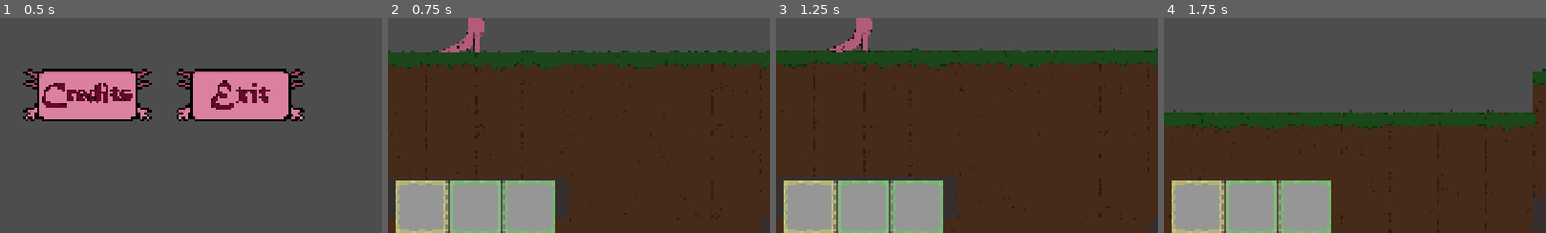
Above: before the commit, frames 1-4 (left to right).
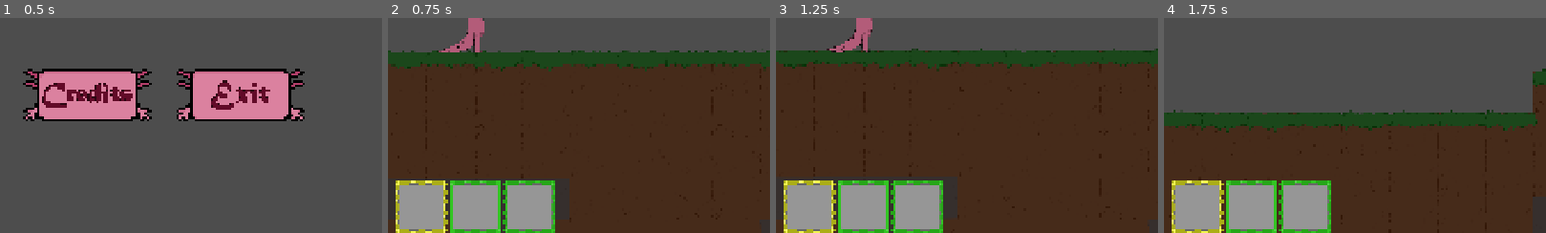
Above: after the commit, the same moments.

Repository: AzureLeaf0/GameJam
Game: Godot game, scene res://scenes/main_menu.tscn
Two runs of this game, one before a commit and one after it. Both use one fixed random seed, a clock stepped at 60 frames per second and the inputs below.
Inputs (mouse positions are % of the whole screen's width and height, from its top left):
- Up to frame 1 (0.5 s): no input
- Up to frame 2 (0.75 s): click (30, 68) at 0.5 s
- Up to frame 3 (1.25 s): no input
- Up to frame 4 (1.75 s): move the mouse to (72, 45) at 1.27 s; hold Right (move_right) from 1.28 s (still down); tap Space (jump) at 1.35, 1.52 s
The pictures show only the part of the screen within x 39-89%, y 50-100%; the shares and areas given below are measured in that part.

Frame 1 is identical in both runs. In frame 2, 3.1% of the frame differs, in the area x 2-44%, y 75-100%; in frame 3, 3.1%; in frame 4, 3.1%.

Commit message:
falling block

Diff:
--- a/gamejam/scenes/Block.tscn
+++ b/gamejam/scenes/Block.tscn
@@ -1,11 +1,37 @@
-[gd_scene load_steps=2 format=3 uid="uid://do1a7olc2y68"]
+[gd_scene load_steps=5 format=3 uid="uid://do1a7olc2y68"]
+
+[ext_resource type="Texture2D" uid="uid://ds6mfjyrjguq3" path="res://Images/Ruya/Toprak #1 edit.png" id="1_01uos"]
+[ext_resource type="Script" uid="uid://boqs7wrxqd3xe" path="res://scenes/block.gd" id="1_bwmav"]
 
 [sub_resource type="RectangleShape2D" id="RectangleShape2D_p57g7"]
 size = Vector2(800, 800)
 
+[sub_resource type="RectangleShape2D" id="RectangleShape2D_bwmav"]
+size = Vector2(800, 307)
+
 [node name="Block" type="Node2D"]
+script = ExtResource("1_bwmav")
 
 [node name="StaticBody2D" type="StaticBody2D" parent="."]
 
 [node name="CollisionShape2D" type="CollisionShape2D" parent="StaticBody2D"]
 shape = SubResource("RectangleShape2D_p57g7")
+
+[node name="Sprite2D" type="Sprite2D" parent="."]
+position = Vector2(-34, -47)
+texture = ExtResource("1_01uos")
+
+[node name="RayCast2D" type="RayCast2D" parent="."]
+position = Vector2(0, 386)
+
+[node name="Timer" type="Timer" parent="."]
+wait_time = 2.0
+one_shot = true
+
+[node name="Area2D" type="Area2D" parent="." groups=["FallBlock"]]
+
+[node name="CollisionShape2D" type="CollisionShape2D" parent="Area2D"]
+position = Vector2(1, -353.5)
+shape = SubResource("RectangleShape2D_bwmav")
+
+[connection signal="timeout" from="Timer" to="." method="_on_timer_timeout"]
--- a/gamejam/scenes/UI.tscn
+++ b/gamejam/scenes/UI.tscn
@@ -94,27 +94,29 @@
 anchor_top = 1.0
 anchor_right = 0.5
 anchor_bottom = 1.0
-offset_left = -100.0
-offset_top = -64.0
-offset_right = 100.0
+offset_left = -192.0
+offset_top = -122.0
+offset_right = 192.0
+offset_bottom = -10.0
 grow_horizontal = 2
 grow_vertical = 0
+theme_override_constants/h_separation = 24
 columns = 3
 
 [node name="ProgressBar" type="ProgressBar" parent="CanvasLayer/GridContainer4"]
-custom_minimum_size = Vector2(132, 132)
+custom_minimum_size = Vector2(112, 112)
 layout_mode = 2
 fill_mode = 2
 show_percentage = false
 
 [node name="ProgressBar2" type="ProgressBar" parent="CanvasLayer/GridContainer4"]
-custom_minimum_size = Vector2(132, 132)
+custom_minimum_size = Vector2(112, 112)
 layout_mode = 2
 fill_mode = 2
 show_percentage = false
 
 [node name="ProgressBar3" type="ProgressBar" parent="CanvasLayer/GridContainer4"]
-custom_minimum_size = Vector2(132, 132)
+custom_minimum_size = Vector2(112, 112)
 layout_mode = 2
 fill_mode = 2
 show_percentage = false
--- /dev/null
+++ b/gamejam/scenes/block.gd
@@ -0,0 +1,15 @@
+extends Node2D
+
+var falling = false
+
+func _process(delta: float) -> void:
+	if falling == true:
+		if !$RayCast2D.is_colliding():
+			position.y+=10
+
+func fall():
+	if !($Timer.time_left >0):
+		$Timer.start()
+
+func _on_timer_timeout() -> void:
+	falling = true
--- a/gamejam/scenes/enemy.tscn
+++ b/gamejam/scenes/enemy.tscn
@@ -43,16 +43,17 @@
 }]
 
 [sub_resource type="RectangleShape2D" id="RectangleShape2D_md0e3"]
-size = Vector2(1150, 250)
+size = Vector2(2400, 350)
 
 [sub_resource type="RectangleShape2D" id="RectangleShape2D_4ra3w"]
-size = Vector2(1100, 150)
+size = Vector2(2300, 225)
 
 [node name="enemy" type="RigidBody2D"]
 script = ExtResource("1_md0e3")
 
 [node name="Sprite2D" type="AnimatedSprite2D" parent="."]
 position = Vector2(0, -125)
+scale = Vector2(2, 2)
 sprite_frames = SubResource("SpriteFrames_shcg2")
 frame_progress = 0.706295
 
@@ -60,21 +61,21 @@
 position = Vector2(0, -125)
 
 [node name="CollisionShape2D" type="CollisionShape2D" parent="Area2D"]
-position = Vector2(-50, 0)
+position = Vector2(-150, 50)
 shape = SubResource("RectangleShape2D_md0e3")
 
 [node name="RayCastRight" type="RayCast2D" parent="."]
-position = Vector2(500, -25)
+position = Vector2(1000, -1.36424e-12)
 scale = Vector2(3.31108, 8.86087)
 target_position = Vector2(30.2016, -9.53674e-07)
 
 [node name="RayCastLeft" type="RayCast2D" parent="."]
-position = Vector2(-600, -25)
+position = Vector2(-1300, 5.72205e-06)
 scale = Vector2(3.31108, 8.86087)
 target_position = Vector2(-30.2016, 9.53674e-07)
 
 [node name="CollisionShape2D" type="CollisionShape2D" parent="."]
-position = Vector2(-50, -75)
+position = Vector2(-150, -50)
 shape = SubResource("RectangleShape2D_4ra3w")
 
 [connection signal="area_entered" from="Area2D" to="." method="_on_area_2d_area_entered"]
--- a/gamejam/scenes/map.tscn
+++ b/gamejam/scenes/map.tscn
@@ -77,7 +77,7 @@
 position = Vector2(68000, -8400)
 
 [node name="enemy" parent="." instance=ExtResource("6_nakos")]
-position = Vector2(68200, -6200)
+position = Vector2(68200, -6400)
 
 [node name="Kuyu2" parent="." instance=ExtResource("3_gldc4")]
 position = Vector2(74800, -8000)
--- a/gamejam/scenes/player.gd
+++ b/gamejam/scenes/player.gd
@@ -3,7 +3,7 @@
 const SPEED = 3000.0
 const JUMP_VELOCITY = -6000.0
 var current_inv = 0
-
+var jumpAvailable = false
 var TeleportLocations:Array = []
 var LastTeleport = 0
 var UsingTeleport = 0
@@ -23,6 +23,7 @@
 
 @onready var watering_can: Node2D = $WateringCan
 
+@onready var Coyote = $CoyoteTime
 @onready var WaterTimer: Timer = $WaterTimer
 
 @onready var heart_1: TextureRect = $Ui/CanvasLayer/GridContainer3/Heart1
@@ -51,15 +52,20 @@
 
 
 func _physics_process(delta: float) -> void:
-
 	var direction := Input.get_axis("move_left", "move_right")
 
 	if not is_on_floor():
+		if Coyote.time_left <= 0:
+			Coyote.start()
 		velocity += get_gravity()*10 * delta
 
+	if is_on_floor():
+		jumpAvailable = true
+
 	# Handle jump.
-	if Input.is_action_just_pressed("jump") and is_on_floor():
+	if Input.is_action_just_pressed("jump") and jumpAvailable:
 		velocity.y = JUMP_VELOCITY
+		jumpAvailable = false
 
 	# Flip the sprite
 	if direction > 0:
@@ -187,7 +193,8 @@
 			area.get_parent().queue_free()
 	elif area.is_in_group("Well"):
 		is_near_well = true
-
+	elif area.is_in_group("FallBlock"):
+		area.get_parent().fall()
 
 func take_damage(amount):
 	if can_take_damage:
@@ -263,3 +270,7 @@
 		drop_1.visible = false
 		drop_2.visible = false
 		drop_3.visible = false
+
+
+func _on_coyote_time_timeout() -> void:
+	jumpAvailable = false
--- a/gamejam/scenes/player.tscn
+++ b/gamejam/scenes/player.tscn
@@ -53,6 +53,10 @@
 [node name="Item3Timer" type="Timer" parent="."]
 one_shot = true
 
+[node name="CoyoteTime" type="Timer" parent="."]
+wait_time = 0.3
+one_shot = true
+
 [connection signal="area_entered" from="Area2D" to="." method="_on_area_2d_area_entered"]
 [connection signal="area_exited" from="Area2D" to="." method="_on_area_2d_area_exited"]
 [connection signal="timeout" from="WaterTimer" to="." method="_on_timer_timeout"]
@@ -60,3 +64,4 @@
 [connection signal="timeout" from="Item1Timer" to="." method="_on_item_1_timer_timeout"]
 [connection signal="timeout" from="Item2Timer" to="." method="_on_item_2_timer_timeout"]
 [connection signal="timeout" from="Item3Timer" to="." method="_on_item_3_timer_timeout"]
+[connection signal="timeout" from="CoyoteTime" to="." method="_on_coyote_time_timeout"]
Binary file changed: gamejam/Images/InventoryTabActive.png
Not shown, added: gamejam/scenes/block.gd.uid
